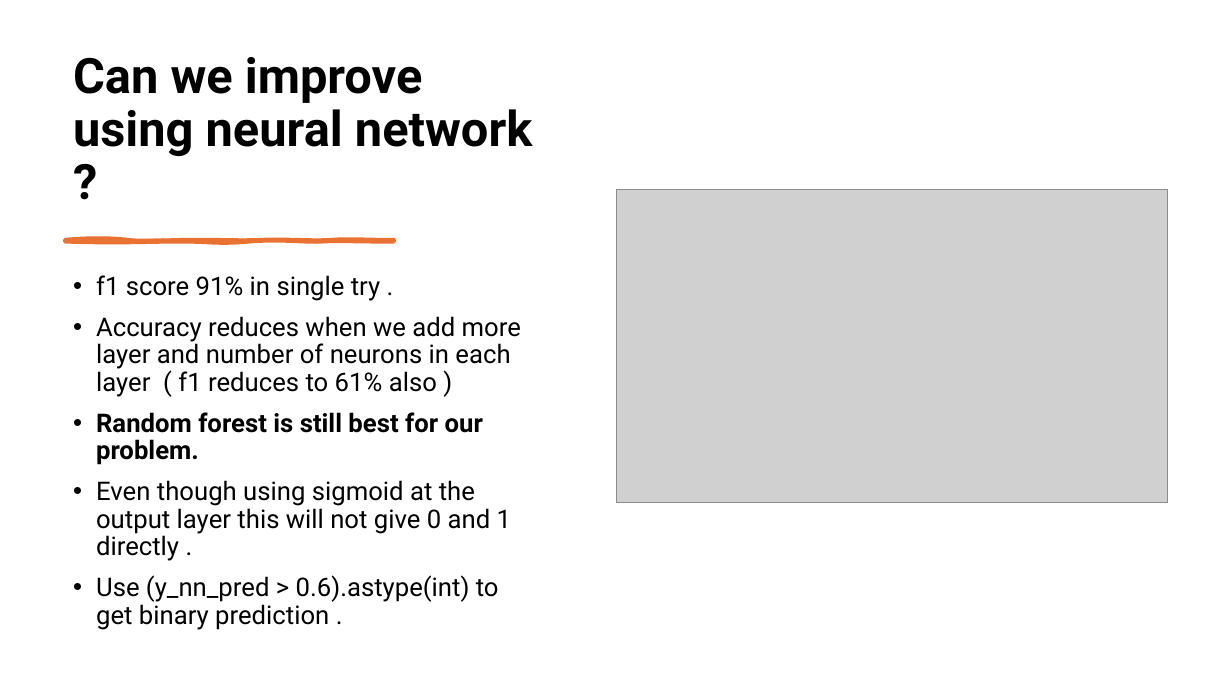
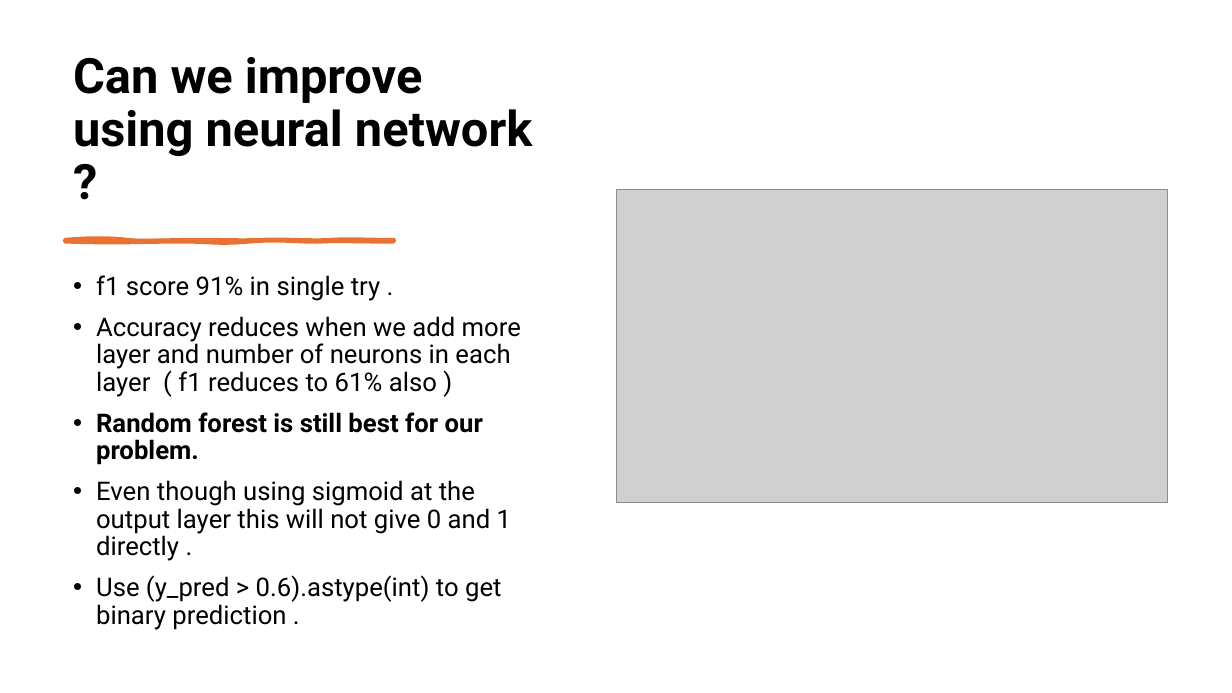
Before and after one commit to monikatyagiisc/employee-attrition-prediction, a slide deck: slide 6 of Project_Presentation_Employee_Attrition_Prediction.pptx (slide 5 before the commit). Drawn at 1232x693 pixels with LibreOffice and Linux fonts; fonts in the diff are those of the drawing; grey boxes stand for pictures. Boxes give left, top, right and bottom in pixels: in the first picture for what was removed or moved away, otherwise in the second. Text is boxed around its words. In the diff, an @@ line names an element or a change of style, - is before the commit and + after.

```diff
--- a/Project_Presentation_Employee_Attrition_Prediction.pptx
+++ b/Project_Presentation_Employee_Attrition_Prediction.pptx
@@ text at box(96, 575, 501, 630): text changed @@
-• Use (y_nn_pred > 0.6).astype(int) to get binary prediction .
+• Use (y_pred > 0.6).astype(int) to get binary prediction .
```
Also in this commit, not shown: 2 other slides changed, 1 slide added.
